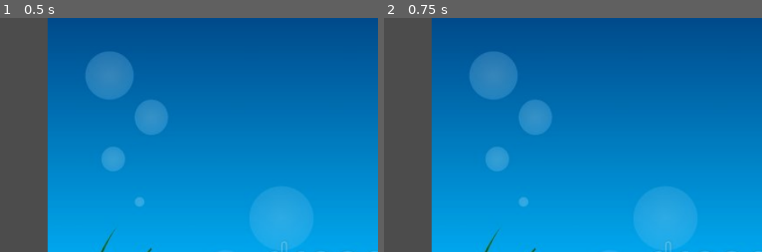
Above: before the commit, frames 1-2 (left to right).
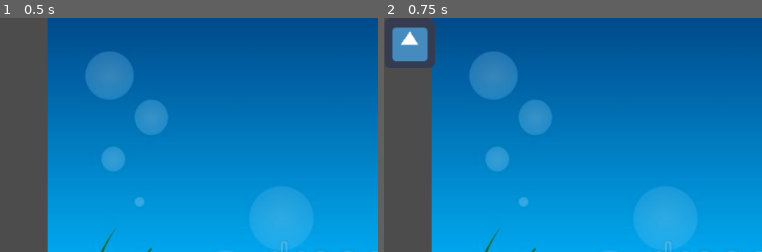
Above: after the commit, the same moments.

Repository: Quinnsicle/Aquarium
Game: Godot game, scene res://Scenes/Aquarium.tscn
Two runs of this game, one before a commit and one after it. Both use one fixed random seed, a clock stepped at 60 frames per second and the inputs below. The engine's default icon, where the game draws it, is replaced by a stand-in: a white triangle on a blue panel in a dark square.
Inputs (mouse positions are % of the whole screen's width and height, from its top left):
- Up to frame 1 (0.5 s): no input
- Up to frame 2 (0.75 s): tap Enter at 0.5 s; move the mouse to (76, 45) at 0.52 s; click (76, 45) at 0.6 s
The pictures show only the part of the screen within x 0-50%, y 0-50%; the shares and areas given below are measured in that part.

Frame 1 is identical in both runs. In frame 2, 1.6% of the frame differs, in the area x 2-14%, y 0-21%.

Commit message:
Created food spawning mechanism

Diff:
--- a/Scenes/Aquarium.tscn
+++ b/Scenes/Aquarium.tscn
@@ -1,8 +1,10 @@
-[gd_scene load_steps=2 format=2]
+[gd_scene load_steps=3 format=2]
 
 [ext_resource path="res://Assets/img/underwater-aquarium-scene-5421127.jpg" type="Texture" id=1]
+[ext_resource path="res://Scripts/Aquarium.gd" type="Script" id=2]
 
 [node name="Aquarium" type="Node2D"]
+script = ExtResource( 2 )
 
 [node name="underwater-aquarium-scene-5421127" type="Sprite" parent="."]
 position = Vector2( 511.396, 299.86 )
--- /dev/null
+++ b/Scenes/Food.tscn
@@ -0,0 +1,15 @@
+[gd_scene load_steps=3 format=2]
+
+[ext_resource path="res://Scripts/Food.gd" type="Script" id=1]
+[ext_resource path="res://Assets/img/icon.png" type="Texture" id=2]
+
+[node name="Food" type="KinematicBody2D"]
+script = ExtResource( 1 )
+
+[node name="icon" type="Sprite" parent="."]
+position = Vector2( 32.6882, 32.3609 )
+texture = ExtResource( 2 )
+
+[node name="CollisionPolygon2D" type="CollisionPolygon2D" parent="."]
+position = Vector2( 9.96185, 10.1022 )
+polygon = PoolVector2Array( 54.81, 55.0032, 54.389, -10.2399, -10.0122, -9.819, -9.59131, 54.442 )
--- /dev/null
+++ b/Scripts/Aquarium.gd
@@ -0,0 +1,13 @@
+extends Node
+
+
+func _ready():
+	pass
+
+
+func _process(delta):
+	# Spawn food on left click
+	if Input.is_action_just_pressed("spawn_food"):
+		var scene = load("res://Scenes/Food.tscn")
+		var food = scene.instance()
+		add_child(food)
--- /dev/null
+++ b/Scripts/Food.gd
@@ -0,0 +1,12 @@
+extends Node2D
+
+
+# Declare member variables here. Examples:
+# var a = 2
+# var b = "text"
+
+
+# Called when the node enters the scene tree for the first time.
+func _ready():
+	var gravity
+	pass
--- a/project.godot
+++ b/project.godot
@@ -19,6 +19,14 @@
 run/main_scene="res://Scenes/Aquarium.tscn"
 config/icon="res://Assets/img/icon.png"
 
+[input]
+
+spawn_food={
+"deadzone": 0.5,
+"events": [ Object(InputEventMouseButton,"resource_local_to_scene":false,"resource_name":"","device":0,"alt":false,"shift":false,"control":false,"meta":false,"command":false,"button_mask":0,"position":Vector2( 0, 0 ),"global_position":Vector2( 0, 0 ),"factor":1.0,"button_index":1,"pressed":false,"doubleclick":false,"script":null)
+ ]
+}
+
 [rendering]
 
 environment/default_environment="res://default_env.tres"
